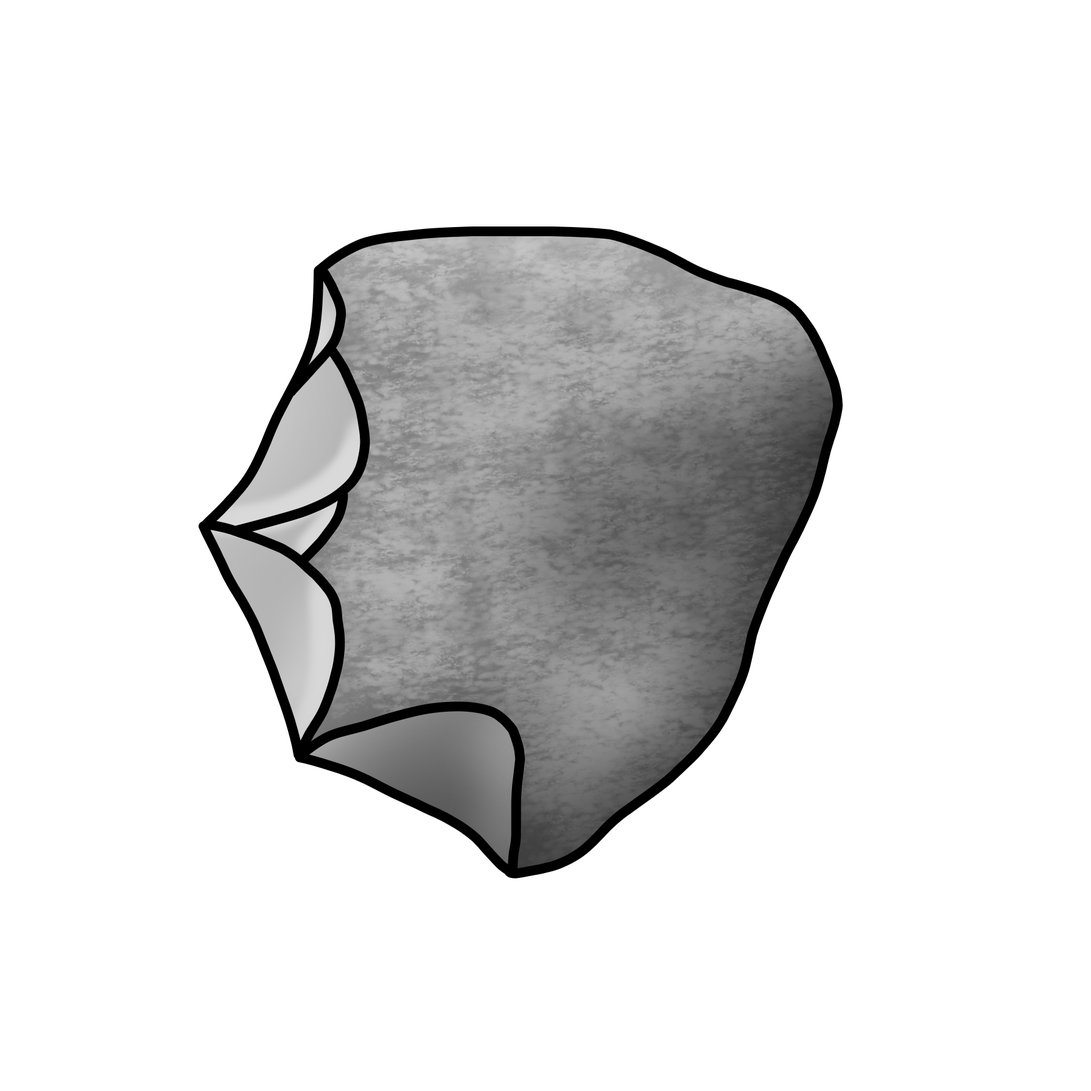
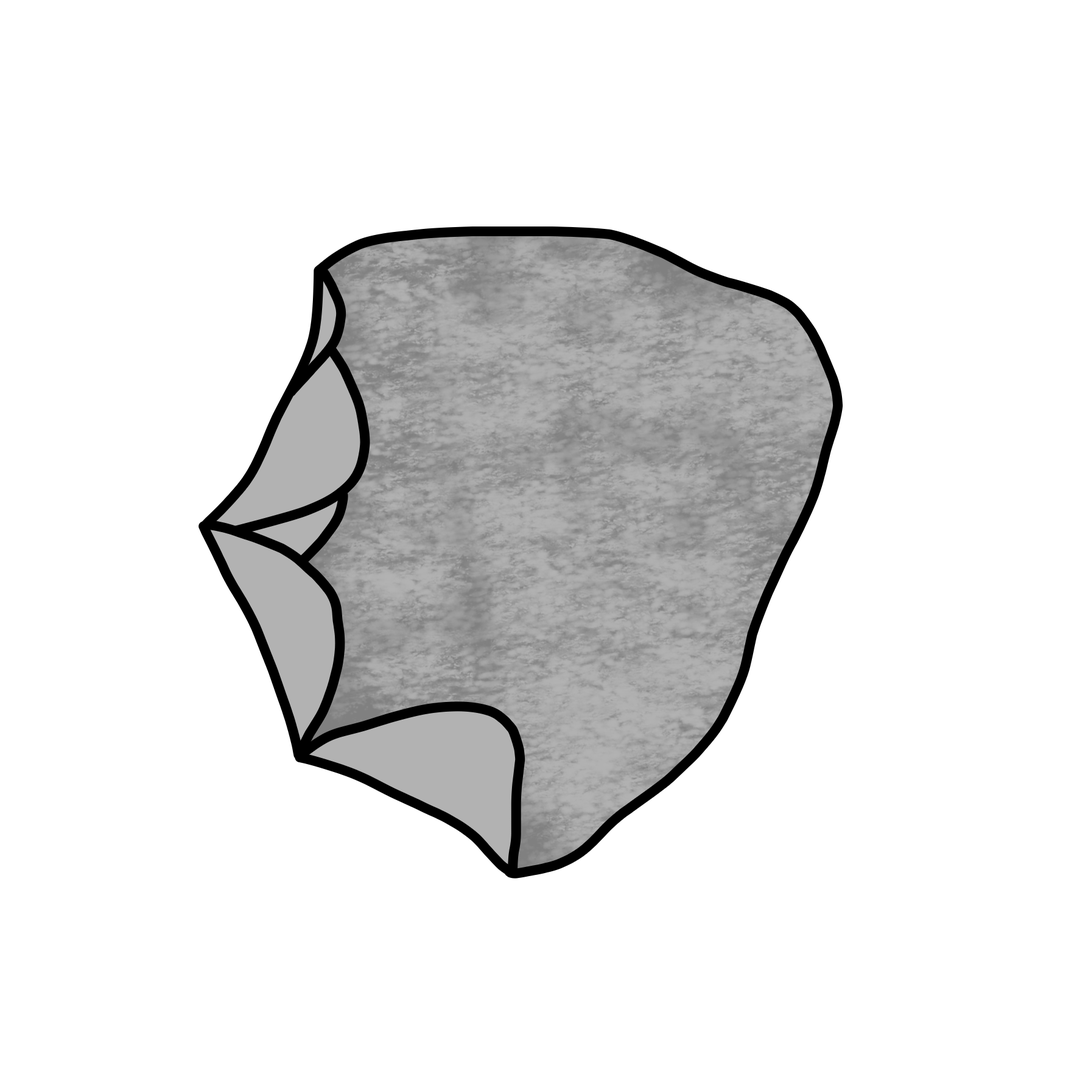
Two versions of the same layered image (1091px x 1091px). Layer-by-layer changes:
painted on "Line art" over (x1=210, y1=236, x2=834, y2=870)
hid "Highlight", painted on it over (x1=210, y1=236, x2=834, y2=870)
hid "Shadow", painted on it over (x1=210, y1=236, x2=834, y2=870)
painted on "Texture" over (x1=272, y1=236, x2=834, y2=870)
painted on "Color" over (x1=210, y1=236, x2=834, y2=870)
painted on "Paint Layer 3" over (x1=210, y1=236, x2=834, y2=870)
